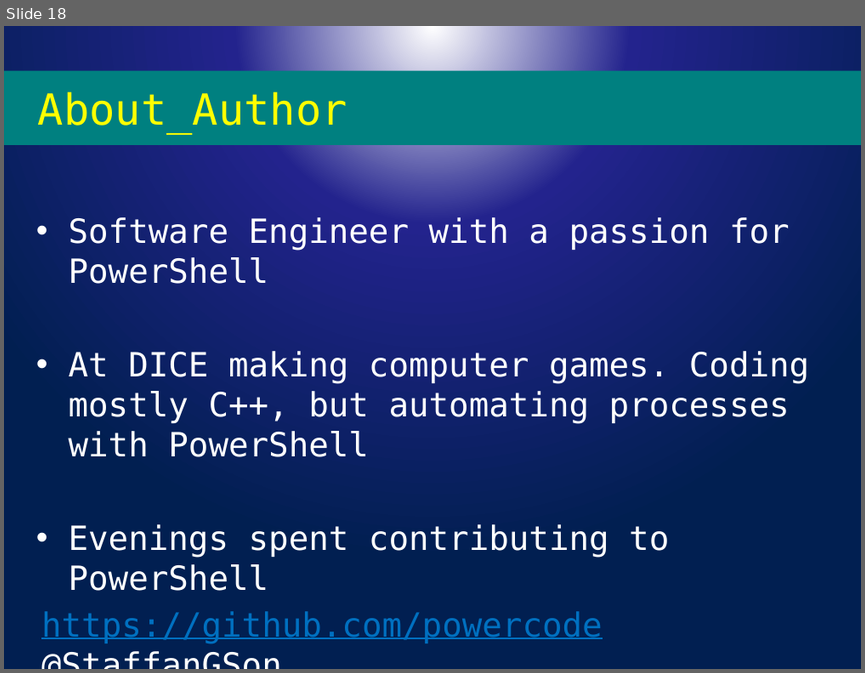
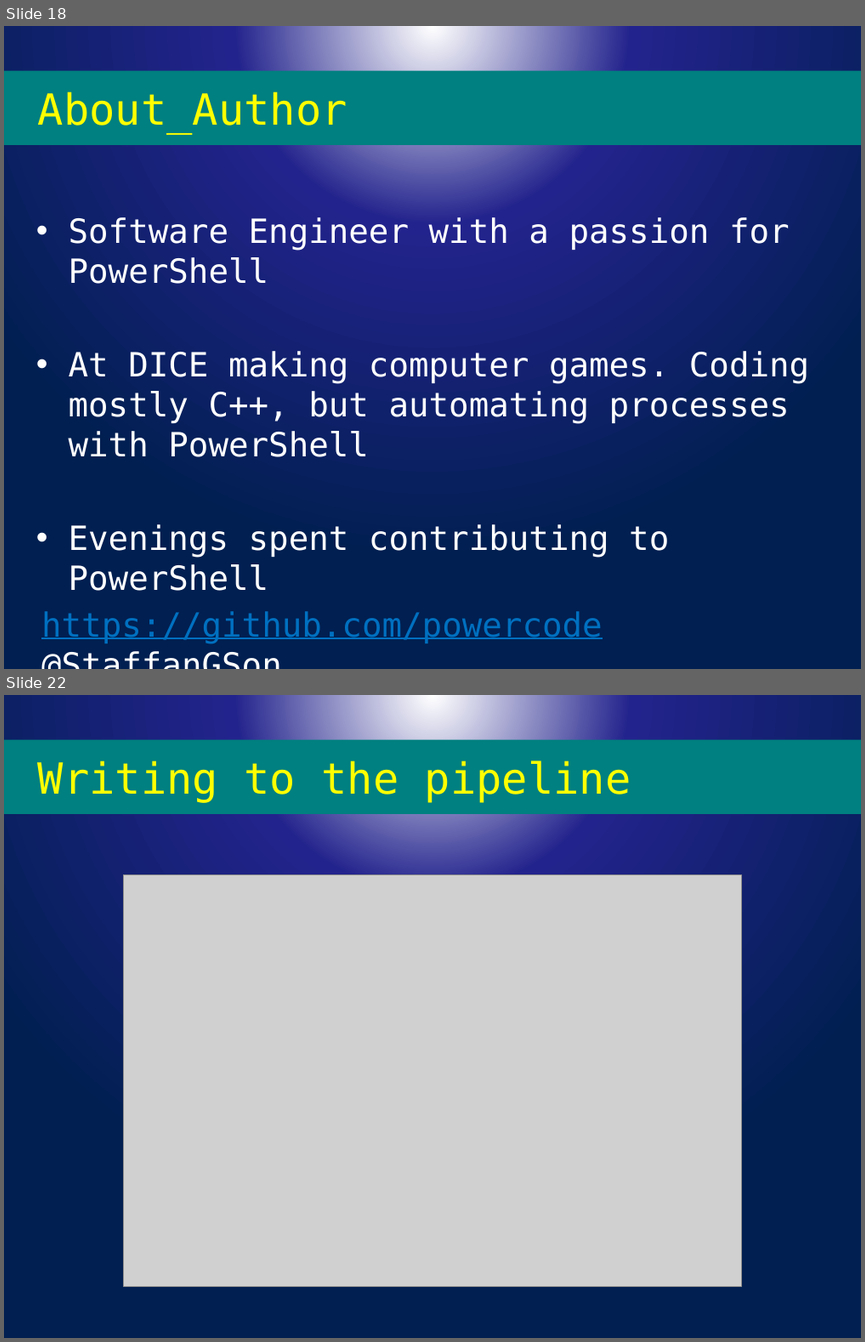
Before and after one commit to powercode/PSConfEU, a slide deck: PSCONFEU_Perf2017.pptx. Shown one above the other, each under a label of ours: slide 18 before the commit, slides 18 and 22 after it; the slides between them are not shown. The pictures are 865x673 and 865x1342 pixels, drawn with LibreOffice and Linux fonts; fonts in the diff are those of the drawing; grey boxes stand for pictures; background and template pictures are left out. Boxes give left, top, right and bottom in pixels: in the first picture for what was removed or moved away, otherwise in the second. Text is boxed around its words. In the diff, an @@ line names an element or a change of style, - is before the commit and + after.

```diff
--- a/PSCONFEU_Perf2017.pptx
+++ b/PSCONFEU_Perf2017.pptx
@@ slide 22 added at [4,695,861,1338], background picture (left out) @@
@@ title added at [4,739,861,814], fill #008080, 36 pt, text #FFFF00 @@
+Writing to the pipeline
@@ picture added at [124,875,742,1287] @@
```
Also in this commit, not shown: 5 other slides added, 17 other files.
